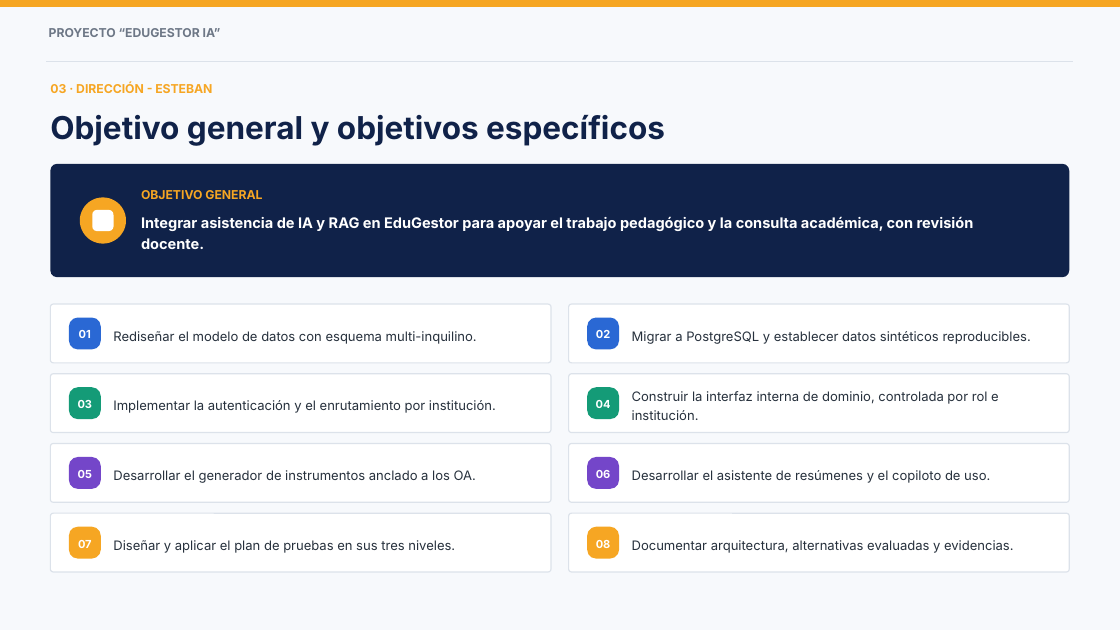
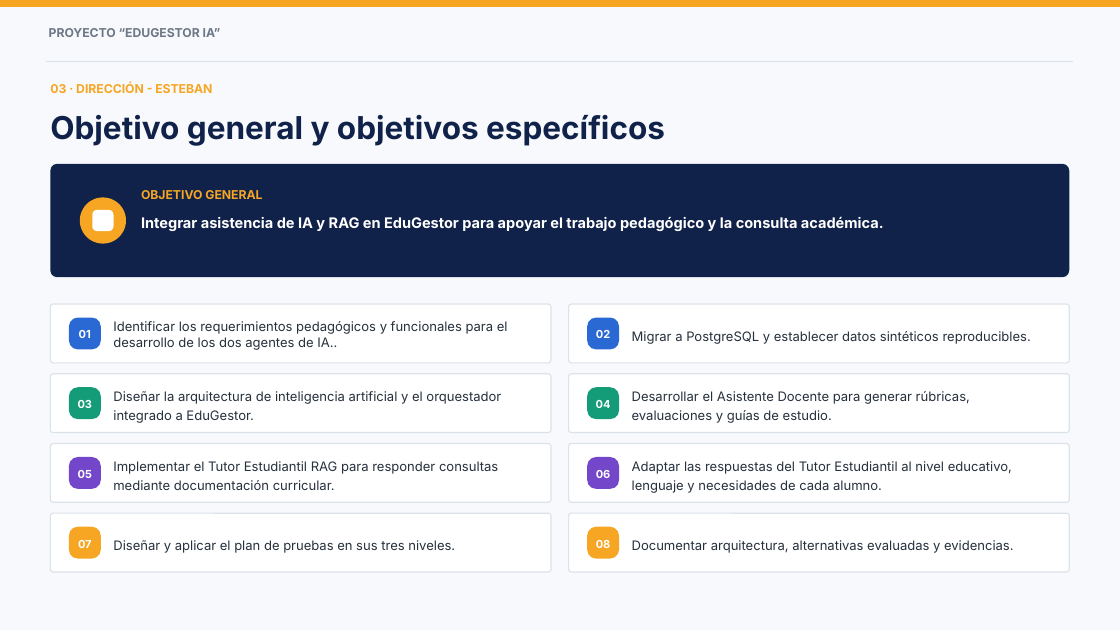
Before and after one commit to EstebanIn/Grupo5Capstone, a slide deck: slide 4 of Fase 3/Evidencias Grupales/Presentacion Proyecto_EdugestorIA.pptx. Drawn at 1120x630 pixels with LibreOffice and Linux fonts; fonts in the diff are those of the drawing; background and template pictures are left out. Boxes give left, top, right and bottom in pixels: in the first picture for what was removed or moved away, otherwise in the second. Text is boxed around its words. In the diff, an @@ line names an element or a change of style, - is before the commit and + after.

```diff
--- a/Fase 3/Evidencias Grupales/Presentacion Proyecto_EdugestorIA.pptx
+++ b/Fase 3/Evidencias Grupales/Presentacion Proyecto_EdugestorIA.pptx
@@ text at [141, 216, 884, 231]: text changed @@
-Integrar asistencia de IA y RAG en EduGestor para apoyar el trabajo pedagógico y la consulta académica, con revisión docente.
+Integrar asistencia de IA y RAG en EduGestor para apoyar el trabajo pedagógico y la consulta académica.
@@ text at [113, 321, 508, 350]: text changed @@
-Rediseñar el modelo de datos con esquema multi-inquilino.
+Identificar los requerimientos pedagógicos y funcionales para el desarrollo de los dos agentes de IA..
@@ text at [113, 391, 501, 423]: text changed @@
-Implementar la autenticación y el enrutamiento por institución.
+Diseñar la arquitectura de inteligencia artificial y el orquestador integrado a EduGestor.
@@ text at [632, 391, 970, 423]: text changed @@
-Construir la interfaz interna de dominio, controlada por rol e institución.
+Desarrollar el Asistente Docente para generar rúbricas, evaluaciones y guías de estudio.
@@ text at [113, 461, 498, 490]: text changed @@
-Desarrollar el generador de instrumentos anclado a los OA.
+Implementar el Tutor Estudiantil RAG para responder consultas mediante documentación curricular.
@@ text at [632, 461, 1012, 493]: text changed @@
-Desarrollar el asistente de resúmenes y el copiloto de uso.
+Adaptar las respuestas del Tutor Estudiantil al nivel educativo, lenguaje y necesidades de cada alumno.
```
Also in this commit, not shown: 5 other slides changed, 1 slide added, 10 other files.
